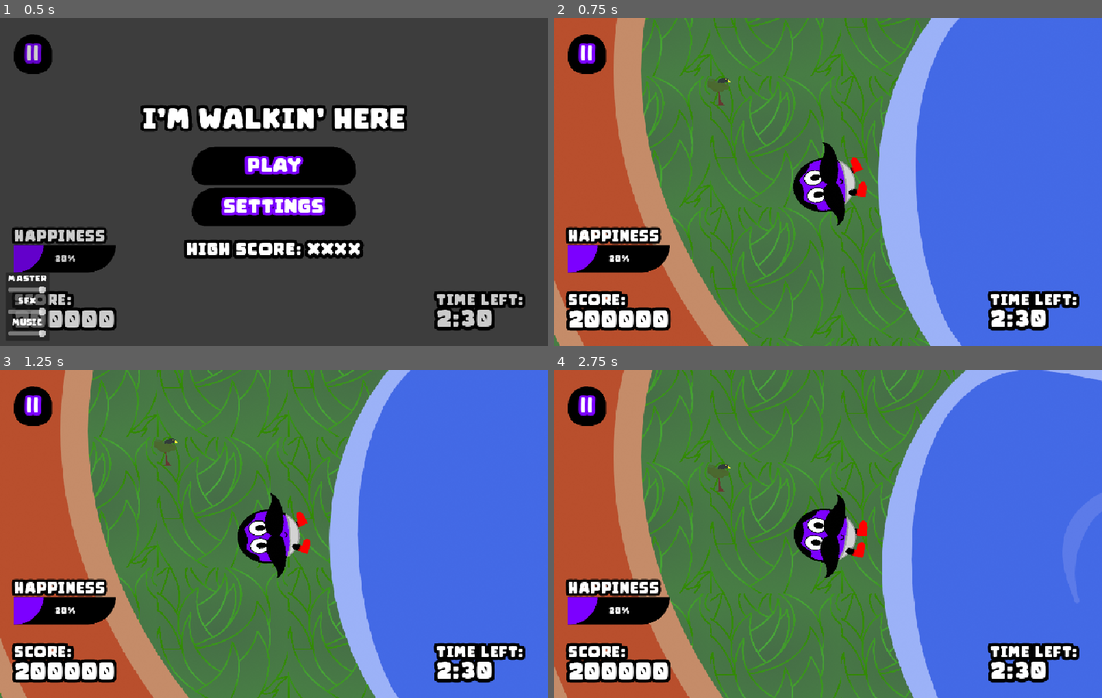
Above: before the commit, frames 1-4 (two rows, left to right).
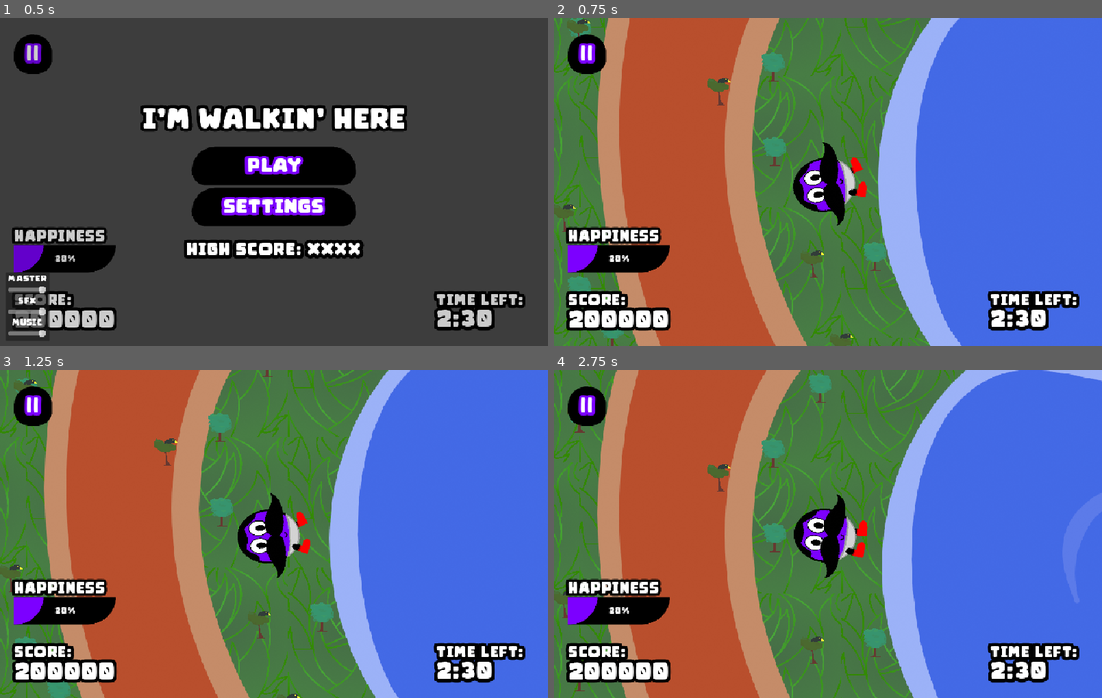
Above: after the commit, the same moments.

Repository: HyperGameDev/im-walking-here
Game: Godot game, scene res://scenes/main_scene.tscn
The game is run twice, just before and just after one commit, with the same random seed, the same clock (stepped at 60 frames per second) and the same inputs.
Inputs (mouse positions are in pixels of both pictures, inside the frame that each line leads up to):
- Up to frame 1 (0.5 s): no input
- Up to frame 2 (0.75 s): click "PLAY" at 0.5 s
- Up to frame 3 (1.25 s): no input
- Up to frame 4 (2.75 s): click "||" at 1.25 s; click (718, 465) at 2.02 s

Frame 1 is identical in both runs. In frame 2, 32% of the frame differs, in the area x 0-61%, y 0-100%; in frame 3, 33%; in frame 4, 33%.

Commit message:
gameplay works, added entity spawners

Diff:
--- /dev/null
+++ b/scenes/components/world_entity_spawner.tscn
@@ -0,0 +1,7 @@
+[gd_scene load_steps=2 format=3 uid="uid://ceje773eeqmqy"]
+
+[ext_resource type="Script" uid="uid://bsts6nddngovs" path="res://scripts/world_entity_spawner.gd" id="1_48s87"]
+
+[node name="WorldEntitySpawner" type="Marker2D"]
+gizmo_extents = 12.0
+script = ExtResource("1_48s87")
--- a/scenes/main_scene.tscn
+++ b/scenes/main_scene.tscn
@@ -9,6 +9,7 @@
 [ext_resource type="Texture2D" uid="uid://c2iwbbogguqq4" path="res://assets/2dart/Environment/path.png" id="7_c1pb6"]
 [ext_resource type="PackedScene" path="res://scenes/ui.tscn" id="7_c16ls"]
 [ext_resource type="Texture2D" uid="uid://drwho6nbp0avu" path="res://assets/2dart/Environment/grass_tile.png" id="8_18nlu"]
+[ext_resource type="PackedScene" uid="uid://ceje773eeqmqy" path="res://scenes/components/world_entity_spawner.tscn" id="10_6wevv"]
 
 [sub_resource type="Curve2D" id="Curve2D_0e48y"]
 _data = {
@@ -69,11 +70,376 @@
 frame_progress = 0.0
 
 [node name="Path" type="Sprite2D" parent="Gameplay/scenery"]
-position = Vector2(1509, 15)
+position = Vector2(1879, 275)
 scale = Vector2(2.1589, 2.29873)
 texture = ExtResource("7_c1pb6")
 
 [node name="Tree2" parent="Gameplay/scenery" instance=ExtResource("5_6wevv")]
 position = Vector2(-407, -390)
 
+[node name="entity_spawners" type="Node2D" parent="Gameplay/scenery"]
+
+[node name="WorldEntitySpawner" parent="Gameplay/scenery/entity_spawners" instance=ExtResource("10_6wevv")]
+position = Vector2(-539, 1103)
+
+[node name="WorldEntitySpawner2" parent="Gameplay/scenery/entity_spawners" instance=ExtResource("10_6wevv")]
+position = Vector2(0, 459)
+
+[node name="WorldEntitySpawner3" parent="Gameplay/scenery/entity_spawners" instance=ExtResource("10_6wevv")]
+position = Vector2(-765, 417)
+
+[node name="WorldEntitySpawner4" parent="Gameplay/scenery/entity_spawners" instance=ExtResource("10_6wevv")]
+position = Vector2(-873, 275)
+
+[node name="WorldEntitySpawner5" parent="Gameplay/scenery/entity_spawners" instance=ExtResource("10_6wevv")]
+position = Vector2(-921, 30)
+
+[node name="WorldEntitySpawner6" parent="Gameplay/scenery/entity_spawners" instance=ExtResource("10_6wevv")]
+position = Vector2(-225, -187)
+
+[node name="WorldEntitySpawner7" parent="Gameplay/scenery/entity_spawners" instance=ExtResource("10_6wevv")]
+position = Vector2(-1124, -283)
+
+[node name="WorldEntitySpawner8" parent="Gameplay/scenery/entity_spawners" instance=ExtResource("10_6wevv")]
+position = Vector2(-873, -585)
+
+[node name="WorldEntitySpawner9" parent="Gameplay/scenery/entity_spawners" instance=ExtResource("10_6wevv")]
+position = Vector2(-873, -585)
+
+[node name="WorldEntitySpawner10" parent="Gameplay/scenery/entity_spawners" instance=ExtResource("10_6wevv")]
+position = Vector2(-879, -845)
+
+[node name="WorldEntitySpawner11" parent="Gameplay/scenery/entity_spawners" instance=ExtResource("10_6wevv")]
+position = Vector2(-74, -685)
+
+[node name="WorldEntitySpawner12" parent="Gameplay/scenery/entity_spawners" instance=ExtResource("10_6wevv")]
+position = Vector2(-696, -1181)
+
+[node name="WorldEntitySpawner13" parent="Gameplay/scenery/entity_spawners" instance=ExtResource("10_6wevv")]
+position = Vector2(-460, -1388)
+
+[node name="WorldEntitySpawner14" parent="Gameplay/scenery/entity_spawners" instance=ExtResource("10_6wevv")]
+position = Vector2(243, -950)
+
+[node name="WorldEntitySpawner15" parent="Gameplay/scenery/entity_spawners" instance=ExtResource("10_6wevv")]
+position = Vector2(-32, -1523)
+
+[node name="WorldEntitySpawner16" parent="Gameplay/scenery/entity_spawners" instance=ExtResource("10_6wevv")]
+position = Vector2(284, -1795)
+
+[node name="WorldEntitySpawner17" parent="Gameplay/scenery/entity_spawners" instance=ExtResource("10_6wevv")]
+position = Vector2(-258, -1741)
+
+[node name="WorldEntitySpawner18" parent="Gameplay/scenery/entity_spawners" instance=ExtResource("10_6wevv")]
+position = Vector2(-634, -1712)
+
+[node name="WorldEntitySpawner19" parent="Gameplay/scenery/entity_spawners" instance=ExtResource("10_6wevv")]
+position = Vector2(-800, -1268)
+
+[node name="WorldEntitySpawner20" parent="Gameplay/scenery/entity_spawners" instance=ExtResource("10_6wevv")]
+position = Vector2(-1116, -1058)
+
+[node name="WorldEntitySpawner21" parent="Gameplay/scenery/entity_spawners" instance=ExtResource("10_6wevv")]
+position = Vector2(-229, -469)
+
+[node name="WorldEntitySpawner22" parent="Gameplay/scenery/entity_spawners" instance=ExtResource("10_6wevv")]
+position = Vector2(72, -863)
+
+[node name="WorldEntitySpawner23" parent="Gameplay/scenery/entity_spawners" instance=ExtResource("10_6wevv")]
+position = Vector2(155, -1641)
+
+[node name="WorldEntitySpawner24" parent="Gameplay/scenery/entity_spawners" instance=ExtResource("10_6wevv")]
+position = Vector2(619, -969)
+
+[node name="WorldEntitySpawner25" parent="Gameplay/scenery/entity_spawners" instance=ExtResource("10_6wevv")]
+position = Vector2(749, -1651)
+
+[node name="WorldEntitySpawner26" parent="Gameplay/scenery/entity_spawners" instance=ExtResource("10_6wevv")]
+position = Vector2(601, -1809)
+
+[node name="WorldEntitySpawner27" parent="Gameplay/scenery/entity_spawners" instance=ExtResource("10_6wevv")]
+position = Vector2(1114, -1798)
+
+[node name="WorldEntitySpawner28" parent="Gameplay/scenery/entity_spawners" instance=ExtResource("10_6wevv")]
+position = Vector2(879, -993)
+
+[node name="WorldEntitySpawner29" parent="Gameplay/scenery/entity_spawners" instance=ExtResource("10_6wevv")]
+position = Vector2(1380, -1684)
+
+[node name="WorldEntitySpawner30" parent="Gameplay/scenery/entity_spawners" instance=ExtResource("10_6wevv")]
+position = Vector2(1239, -1008)
+
+[node name="WorldEntitySpawner31" parent="Gameplay/scenery/entity_spawners" instance=ExtResource("10_6wevv")]
+position = Vector2(1133, -1559)
+
+[node name="WorldEntitySpawner32" parent="Gameplay/scenery/entity_spawners" instance=ExtResource("10_6wevv")]
+position = Vector2(1817, -1624)
+
+[node name="WorldEntitySpawner33" parent="Gameplay/scenery/entity_spawners" instance=ExtResource("10_6wevv")]
+position = Vector2(1608, -986)
+
+[node name="WorldEntitySpawner34" parent="Gameplay/scenery/entity_spawners" instance=ExtResource("10_6wevv")]
+position = Vector2(1547, -1559)
+
+[node name="WorldEntitySpawner35" parent="Gameplay/scenery/entity_spawners" instance=ExtResource("10_6wevv")]
+position = Vector2(1703, -1863)
+
+[node name="WorldEntitySpawner36" parent="Gameplay/scenery/entity_spawners" instance=ExtResource("10_6wevv")]
+position = Vector2(1376, -1916)
+
+[node name="WorldEntitySpawner37" parent="Gameplay/scenery/entity_spawners" instance=ExtResource("10_6wevv")]
+position = Vector2(1866, -951)
+
+[node name="WorldEntitySpawner38" parent="Gameplay/scenery/entity_spawners" instance=ExtResource("10_6wevv")]
+position = Vector2(2177, -1646)
+
+[node name="WorldEntitySpawner39" parent="Gameplay/scenery/entity_spawners" instance=ExtResource("10_6wevv")]
+position = Vector2(2021, -1768)
+
+[node name="WorldEntitySpawner40" parent="Gameplay/scenery/entity_spawners" instance=ExtResource("10_6wevv")]
+position = Vector2(2154, -948)
+
+[node name="WorldEntitySpawner41" parent="Gameplay/scenery/entity_spawners" instance=ExtResource("10_6wevv")]
+position = Vector2(2439, -1696)
+
+[node name="WorldEntitySpawner42" parent="Gameplay/scenery/entity_spawners" instance=ExtResource("10_6wevv")]
+position = Vector2(2568, -1020)
+
+[node name="WorldEntitySpawner43" parent="Gameplay/scenery/entity_spawners" instance=ExtResource("10_6wevv")]
+position = Vector2(2663, -1829)
+
+[node name="WorldEntitySpawner44" parent="Gameplay/scenery/entity_spawners" instance=ExtResource("10_6wevv")]
+position = Vector2(2993, -1013)
+
+[node name="WorldEntitySpawner45" parent="Gameplay/scenery/entity_spawners" instance=ExtResource("10_6wevv")]
+position = Vector2(2366, -1898)
+
+[node name="WorldEntitySpawner46" parent="Gameplay/scenery/entity_spawners" instance=ExtResource("10_6wevv")]
+position = Vector2(3312, -1837)
+
+[node name="WorldEntitySpawner47" parent="Gameplay/scenery/entity_spawners" instance=ExtResource("10_6wevv")]
+position = Vector2(3304, -994)
+
+[node name="WorldEntitySpawner48" parent="Gameplay/scenery/entity_spawners" instance=ExtResource("10_6wevv")]
+position = Vector2(3061, -1905)
+
+[node name="WorldEntitySpawner49" parent="Gameplay/scenery/entity_spawners" instance=ExtResource("10_6wevv")]
+position = Vector2(2822, -902)
+
+[node name="WorldEntitySpawner50" parent="Gameplay/scenery/entity_spawners" instance=ExtResource("10_6wevv")]
+position = Vector2(3680, -1726)
+
+[node name="WorldEntitySpawner51" parent="Gameplay/scenery/entity_spawners" instance=ExtResource("10_6wevv")]
+position = Vector2(3555, -769)
+
+[node name="WorldEntitySpawner52" parent="Gameplay/scenery/entity_spawners" instance=ExtResource("10_6wevv")]
+position = Vector2(3988, -1650)
+
+[node name="WorldEntitySpawner53" parent="Gameplay/scenery/entity_spawners" instance=ExtResource("10_6wevv")]
+position = Vector2(3866, -461)
+
+[node name="WorldEntitySpawner54" parent="Gameplay/scenery/entity_spawners" instance=ExtResource("10_6wevv")]
+position = Vector2(4257, -1372)
+
+[node name="WorldEntitySpawner55" parent="Gameplay/scenery/entity_spawners" instance=ExtResource("10_6wevv")]
+position = Vector2(4470, -916)
+
+[node name="WorldEntitySpawner56" parent="Gameplay/scenery/entity_spawners" instance=ExtResource("10_6wevv")]
+position = Vector2(4580, -585)
+
+[node name="WorldEntitySpawner57" parent="Gameplay/scenery/entity_spawners" instance=ExtResource("10_6wevv")]
+position = Vector2(4626, -340)
+
+[node name="WorldEntitySpawner58" parent="Gameplay/scenery/entity_spawners" instance=ExtResource("10_6wevv")]
+position = Vector2(4679, -108)
+
+[node name="WorldEntitySpawner59" parent="Gameplay/scenery/entity_spawners" instance=ExtResource("10_6wevv")]
+position = Vector2(4679, 181)
+
+[node name="WorldEntitySpawner60" parent="Gameplay/scenery/entity_spawners" instance=ExtResource("10_6wevv")]
+position = Vector2(4626, 475)
+
+[node name="WorldEntitySpawner61" parent="Gameplay/scenery/entity_spawners" instance=ExtResource("10_6wevv")]
+position = Vector2(4626, 475)
+
+[node name="WorldEntitySpawner62" parent="Gameplay/scenery/entity_spawners" instance=ExtResource("10_6wevv")]
+position = Vector2(4823, 547)
+
+[node name="WorldEntitySpawner63" parent="Gameplay/scenery/entity_spawners" instance=ExtResource("10_6wevv")]
+position = Vector2(4948, -121)
+
+[node name="WorldEntitySpawner64" parent="Gameplay/scenery/entity_spawners" instance=ExtResource("10_6wevv")]
+position = Vector2(4758, -520)
+
+[node name="WorldEntitySpawner65" parent="Gameplay/scenery/entity_spawners" instance=ExtResource("10_6wevv")]
+position = Vector2(4633, -877)
+
+[node name="WorldEntitySpawner66" parent="Gameplay/scenery/entity_spawners" instance=ExtResource("10_6wevv")]
+position = Vector2(4523, -1173)
+
+[node name="WorldEntitySpawner67" parent="Gameplay/scenery/entity_spawners" instance=ExtResource("10_6wevv")]
+position = Vector2(4288, -1211)
+
+[node name="WorldEntitySpawner68" parent="Gameplay/scenery/entity_spawners" instance=ExtResource("10_6wevv")]
+position = Vector2(4387, -1659)
+
+[node name="WorldEntitySpawner69" parent="Gameplay/scenery/entity_spawners" instance=ExtResource("10_6wevv")]
+position = Vector2(4220, -1610)
+
+[node name="WorldEntitySpawner70" parent="Gameplay/scenery/entity_spawners" instance=ExtResource("10_6wevv")]
+position = Vector2(3388, -813)
+
+[node name="WorldEntitySpawner71" parent="Gameplay/scenery/entity_spawners" instance=ExtResource("10_6wevv")]
+position = Vector2(3122, -752)
+
+[node name="WorldEntitySpawner72" parent="Gameplay/scenery/entity_spawners" instance=ExtResource("10_6wevv")]
+position = Vector2(3900, 140)
+
+[node name="WorldEntitySpawner73" parent="Gameplay/scenery/entity_spawners" instance=ExtResource("10_6wevv")]
+position = Vector2(3987, -95)
+
+[node name="WorldEntitySpawner74" parent="Gameplay/scenery/entity_spawners" instance=ExtResource("10_6wevv")]
+position = Vector2(4530, 771)
+
+[node name="WorldEntitySpawner75" parent="Gameplay/scenery/entity_spawners" instance=ExtResource("10_6wevv")]
+position = Vector2(4701, 1003)
+
+[node name="WorldEntitySpawner76" parent="Gameplay/scenery/entity_spawners" instance=ExtResource("10_6wevv")]
+position = Vector2(4940, 141)
+
+[node name="WorldEntitySpawner77" parent="Gameplay/scenery/entity_spawners" instance=ExtResource("10_6wevv")]
+position = Vector2(4450, 1170)
+
+[node name="WorldEntitySpawner78" parent="Gameplay/scenery/entity_spawners" instance=ExtResource("10_6wevv")]
+position = Vector2(4693, 1311)
+
+[node name="WorldEntitySpawner79" parent="Gameplay/scenery/entity_spawners" instance=ExtResource("10_6wevv")]
+position = Vector2(4412, 939)
+
+[node name="WorldEntitySpawner80" parent="Gameplay/scenery/entity_spawners" instance=ExtResource("10_6wevv")]
+position = Vector2(3698, 650)
+
+[node name="WorldEntitySpawner81" parent="Gameplay/scenery/entity_spawners" instance=ExtResource("10_6wevv")]
+position = Vector2(3975, 399)
+
+[node name="WorldEntitySpawner82" parent="Gameplay/scenery/entity_spawners" instance=ExtResource("10_6wevv")]
+position = Vector2(3356, 991)
+
+[node name="WorldEntitySpawner83" parent="Gameplay/scenery/entity_spawners" instance=ExtResource("10_6wevv")]
+position = Vector2(3614, 1014)
+
+[node name="WorldEntitySpawner84" parent="Gameplay/scenery/entity_spawners" instance=ExtResource("10_6wevv")]
+position = Vector2(3158, 1272)
+
+[node name="WorldEntitySpawner85" parent="Gameplay/scenery/entity_spawners" instance=ExtResource("10_6wevv")]
+position = Vector2(4320, 1310)
+
+[node name="WorldEntitySpawner86" parent="Gameplay/scenery/entity_spawners" instance=ExtResource("10_6wevv")]
+position = Vector2(3963, 1781)
+
+[node name="WorldEntitySpawner87" parent="Gameplay/scenery/entity_spawners" instance=ExtResource("10_6wevv")]
+position = Vector2(4198, 1462)
+
+[node name="WorldEntitySpawner88" parent="Gameplay/scenery/entity_spawners" instance=ExtResource("10_6wevv")]
+position = Vector2(4551, 1519)
+
+[node name="WorldEntitySpawner89" parent="Gameplay/scenery/entity_spawners" instance=ExtResource("10_6wevv")]
+position = Vector2(2891, 1378)
+
+[node name="WorldEntitySpawner90" parent="Gameplay/scenery/entity_spawners" instance=ExtResource("10_6wevv")]
+position = Vector2(3783, 1955)
+
+[node name="WorldEntitySpawner91" parent="Gameplay/scenery/entity_spawners" instance=ExtResource("10_6wevv")]
+position = Vector2(3468, 2099)
+
+[node name="WorldEntitySpawner92" parent="Gameplay/scenery/entity_spawners" instance=ExtResource("10_6wevv")]
+position = Vector2(3012, 2281)
+
+[node name="WorldEntitySpawner93" parent="Gameplay/scenery/entity_spawners" instance=ExtResource("10_6wevv")]
+position = Vector2(3859, 2129)
+
+[node name="WorldEntitySpawner94" parent="Gameplay/scenery/entity_spawners" instance=ExtResource("10_6wevv")]
+position = Vector2(3468, 2281)
+
+[node name="WorldEntitySpawner95" parent="Gameplay/scenery/entity_spawners" instance=ExtResource("10_6wevv")]
+position = Vector2(3438, 1210)
+
+[node name="WorldEntitySpawner96" parent="Gameplay/scenery/entity_spawners" instance=ExtResource("10_6wevv")]
+position = Vector2(4186, 2072)
+
+[node name="WorldEntitySpawner97" parent="Gameplay/scenery/entity_spawners" instance=ExtResource("10_6wevv")]
+position = Vector2(4311, 1742)
+
+[node name="WorldEntitySpawner98" parent="Gameplay/scenery/entity_spawners" instance=ExtResource("10_6wevv")]
+position = Vector2(2598, 1385)
+
+[node name="WorldEntitySpawner99" parent="Gameplay/scenery/entity_spawners" instance=ExtResource("10_6wevv")]
+position = Vector2(2351, 2422)
+
+[node name="WorldEntitySpawner100" parent="Gameplay/scenery/entity_spawners" instance=ExtResource("10_6wevv")]
+position = Vector2(2799, 2365)
+
+[node name="WorldEntitySpawner101" parent="Gameplay/scenery/entity_spawners" instance=ExtResource("10_6wevv")]
+position = Vector2(2385, 1526)
+
+[node name="WorldEntitySpawner102" parent="Gameplay/scenery/entity_spawners" instance=ExtResource("10_6wevv")]
+position = Vector2(1888, 1480)
+
+[node name="WorldEntitySpawner103" parent="Gameplay/scenery/entity_spawners" instance=ExtResource("10_6wevv")]
+position = Vector2(1474, 2357)
+
+[node name="WorldEntitySpawner104" parent="Gameplay/scenery/entity_spawners" instance=ExtResource("10_6wevv")]
+position = Vector2(1941, 2353)
+
+[node name="WorldEntitySpawner105" parent="Gameplay/scenery/entity_spawners" instance=ExtResource("10_6wevv")]
+position = Vector2(1599, 1396)
+
+[node name="WorldEntitySpawner106" parent="Gameplay/scenery/entity_spawners" instance=ExtResource("10_6wevv")]
+position = Vector2(752, 2228)
+
+[node name="WorldEntitySpawner107" parent="Gameplay/scenery/entity_spawners" instance=ExtResource("10_6wevv")]
+position = Vector2(1211, 2179)
+
+[node name="WorldEntitySpawner108" parent="Gameplay/scenery/entity_spawners" instance=ExtResource("10_6wevv")]
+position = Vector2(319, 1951)
+
+[node name="WorldEntitySpawner109" parent="Gameplay/scenery/entity_spawners" instance=ExtResource("10_6wevv")]
+position = Vector2(1173, 1286)
+
+[node name="WorldEntitySpawner110" parent="Gameplay/scenery/entity_spawners" instance=ExtResource("10_6wevv")]
+position = Vector2(672, 1077)
+
+[node name="WorldEntitySpawner111" parent="Gameplay/scenery/entity_spawners" instance=ExtResource("10_6wevv")]
+position = Vector2(19, 1772)
+
+[node name="WorldEntitySpawner112" parent="Gameplay/scenery/entity_spawners" instance=ExtResource("10_6wevv")]
+position = Vector2(-611, 1521)
+
+[node name="WorldEntitySpawner113" parent="Gameplay/scenery/entity_spawners" instance=ExtResource("10_6wevv")]
+position = Vector2(-231, 1506)
+
+[node name="WorldEntitySpawner114" parent="Gameplay/scenery/entity_spawners" instance=ExtResource("10_6wevv")]
+position = Vector2(297, 819)
+
+[node name="WorldEntitySpawner115" parent="Gameplay/scenery/entity_spawners" instance=ExtResource("10_6wevv")]
+position = Vector2(-98, 185)
+
+[node name="WorldEntitySpawner116" parent="Gameplay/scenery/entity_spawners" instance=ExtResource("10_6wevv")]
+position = Vector2(-1009, 743)
+
+[node name="WorldEntitySpawner117" parent="Gameplay/scenery/entity_spawners" instance=ExtResource("10_6wevv")]
+position = Vector2(-656, 830)
+
+[node name="WorldEntitySpawner118" parent="Gameplay/scenery/entity_spawners" instance=ExtResource("10_6wevv")]
+position = Vector2(-1024, 1172)
+
+[node name="WorldEntitySpawner119" parent="Gameplay/scenery/entity_spawners" instance=ExtResource("10_6wevv")]
+position = Vector2(-272, 1320)
+
+[node name="WorldEntitySpawner120" parent="Gameplay/scenery/entity_spawners" instance=ExtResource("10_6wevv")]
+position = Vector2(-477, 1358)
+
+[node name="WorldEntitySpawner121" parent="Gameplay/scenery/entity_spawners" instance=ExtResource("10_6wevv")]
+position = Vector2(108, 162)
+
 [editable path="Gameplay/Path2D/Player"]
--- a/scripts/main_menu.gd
+++ b/scripts/main_menu.gd
@@ -42,15 +42,18 @@
 			if Player.ref != null:
 				Player.ref.walk_state()
 			AudioManager.play_game()
+			get_tree().call_group("spawners", "start_round")
 		menu_states.MAIN_MENU:
 			gameplay.visible = false
 			label_header.text = "I'M WALKIN' HERE"
 			visible = true
 			AudioManager.play_menu()
+			get_tree().call_group("spawners", "cleanup")
 		menu_states.GAME_OVER:
 			visible = true
 			label_header.text = "WALK OVER"
 			GameManager.finish_round()
+			get_tree().call_group("spawners", "cleanup")
 			if Player.ref != null:
 				Player.ref.idle_state()
 		menu_states.PAUSE:
--- /dev/null
+++ b/scripts/world_entity_spawner.gd
@@ -0,0 +1,25 @@
+extends Marker2D
+class_name EntitySpawner
+
+func _ready() -> void:
+	add_to_group("spawners")
+
+const entity_array : Array = [
+	"res://scenes/world_entities/tree_1.tscn",
+	"res://scenes/world_entities/tree_2.tscn"
+
+
+
+]
+
+
+
+func start_round() -> void:
+	var i : Node = load(entity_array.pick_random()).instantiate()
+	add_child(i)
+
+func cleanup() -> void:
+	if !get_child_count() > 0:
+		return
+	for i : Node in get_children():
+		i.queue_free()
Not shown, added: assets/2dart/player/walking/player_walking0001.png.import
Not shown, added: assets/2dart/player/walking/player_walking0004.png.import
Not shown, added: assets/2dart/player/walking/player_walking0007.png.import
Not shown, added: assets/2dart/player/walking/player_walking0010.png.import
Not shown, added: assets/2dart/player/walking/player_walking0013.png.import
Not shown, added: assets/2dart/player/walking/player_walking0016.png.import
Not shown, added: assets/2dart/player/walking/player_walking0019.png.import
Not shown, added: assets/2dart/player/walking/player_walking0022.png.import
Not shown, added: assets/2dart/player/walking/player_walking0025.png.import
Not shown, added: assets/2dart/player/walking/player_walking0028.png.import
Not shown, added: assets/2dart/player/walking/player_walking0031.png.import
Not shown, added: assets/2dart/player/walking/player_walking0034.png.import
(and 11 more such lines)
